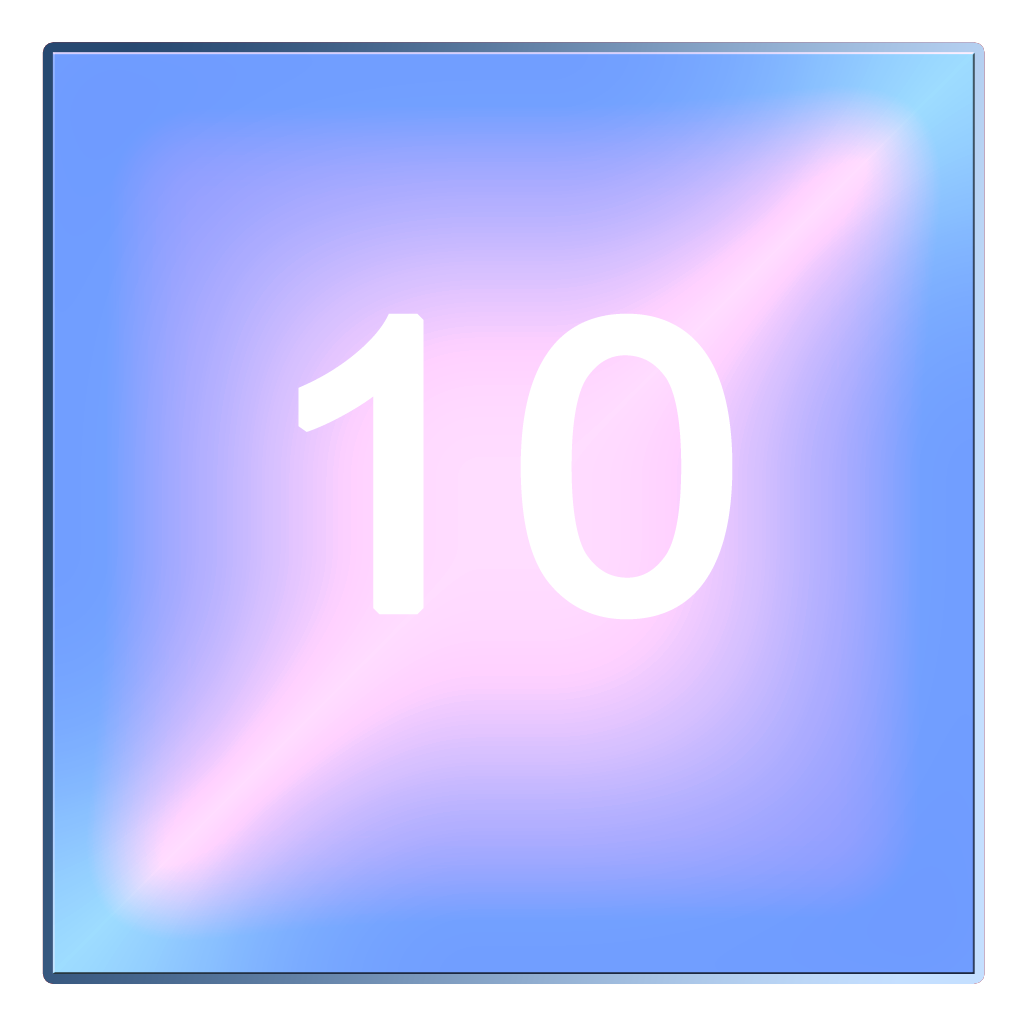
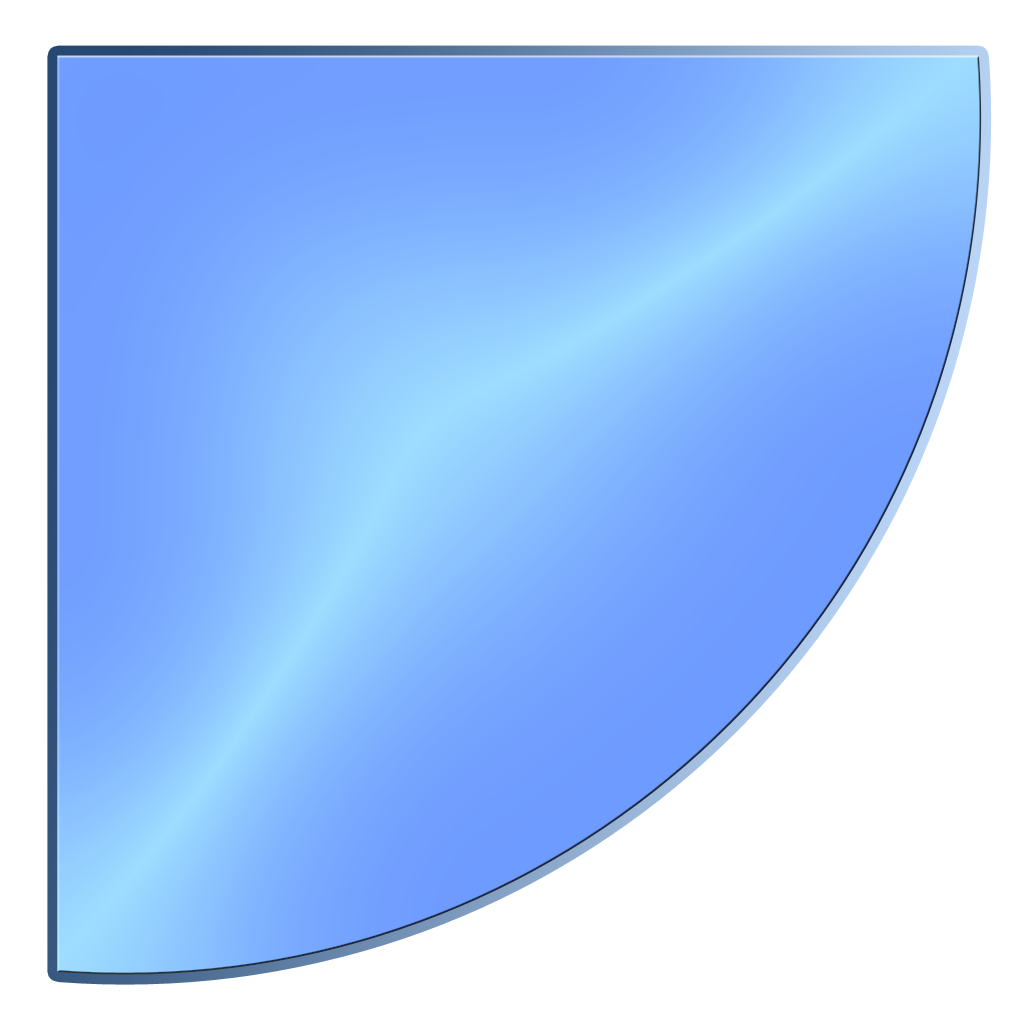
Layer changes from the first (1024, 1024) image to the second:
removed layer "10" over (x1=298, y1=313, x2=733, y2=620)
removed layer "Shape 2 copy" (was overlay) over (x1=52, y1=52, x2=975, y2=974)
removed layer "Shape 2" (was luminosity) over (x1=52, y1=52, x2=975, y2=974)
added layer "Shape 6 copy 2" (overlay) above "Shape 6 copy" over (x1=57, y1=55, x2=982, y2=975)
added layer "Shape 6" above "Layer 0" over (x1=57, y1=55, x2=982, y2=975)
hid "Layer 0" over (x1=52, y1=52, x2=976, y2=976)
